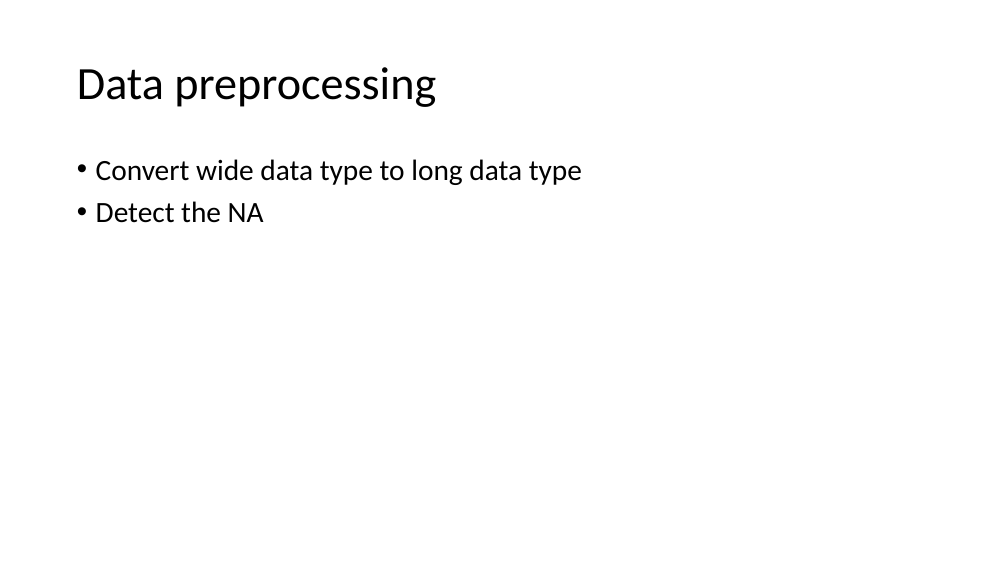
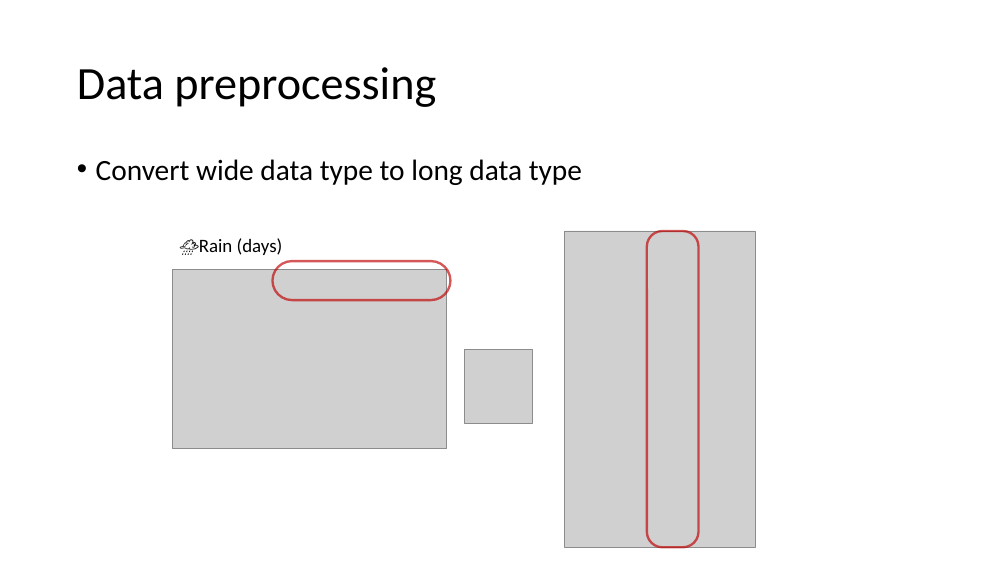
Before and after one commit to Phophism/python_project, a slide deck: slide 9 of Presentation.pptx (slide 10 before the commit). Drawn at 1008x567 pixels with LibreOffice and Linux fonts; fonts in the diff are those of the drawing; grey boxes stand for pictures. Boxes give left, top, right and bottom in pixels: in the first picture for what was removed or moved away, otherwise in the second. Text is boxed around its words. In the diff, an @@ line names an element or a change of style, - is before the commit and + after.

```diff
--- a/Presentation.pptx
+++ b/Presentation.pptx
@@ text at [96,201,264,223]: paragraph removed @@
-• Detect the NA
@@ text added at [199,238,283,255], 18 pt, text #000000 @@
+🌧Rain (days)
@@ picture added at [565,231,755,547] @@
@@ rounded rectangle added at [647,231,699,547], outline #C00000 2.25 pt @@
@@ rounded rectangle added at [272,261,450,300], outline #C00000 2.25 pt @@
@@ picture added at [172,270,447,448] @@
@@ picture added at [464,350,532,423] @@
```
Also in this commit, not shown: 9 other slides changed, 4 slides removed.
